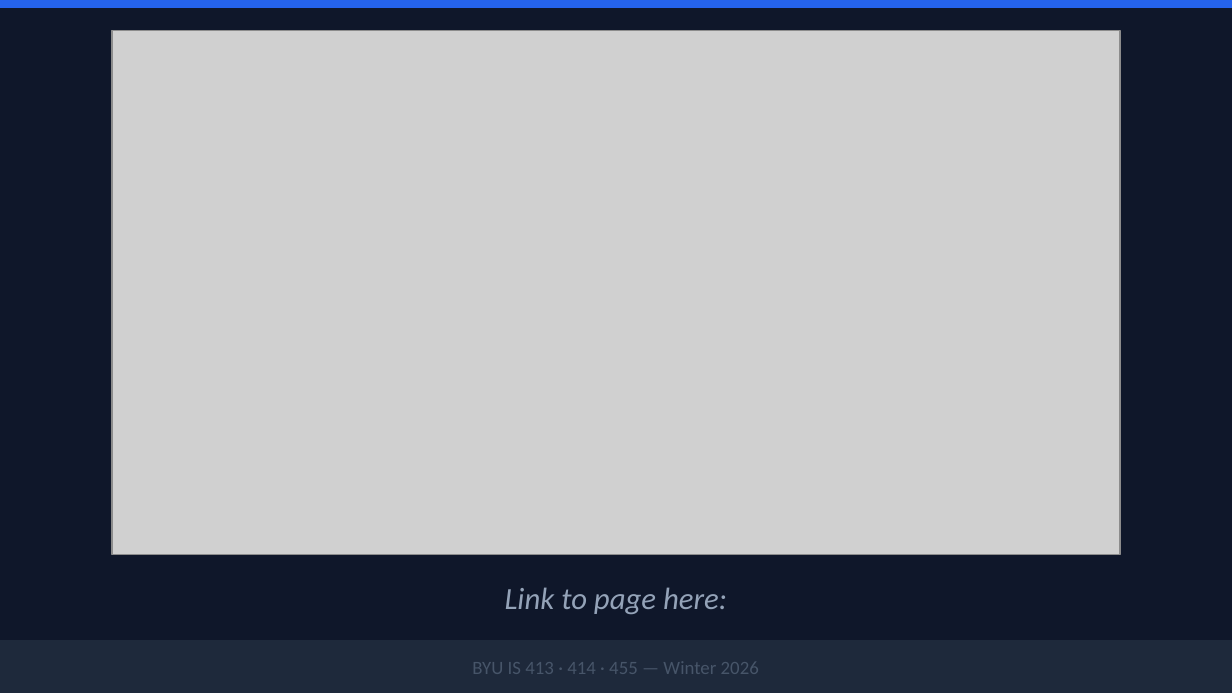
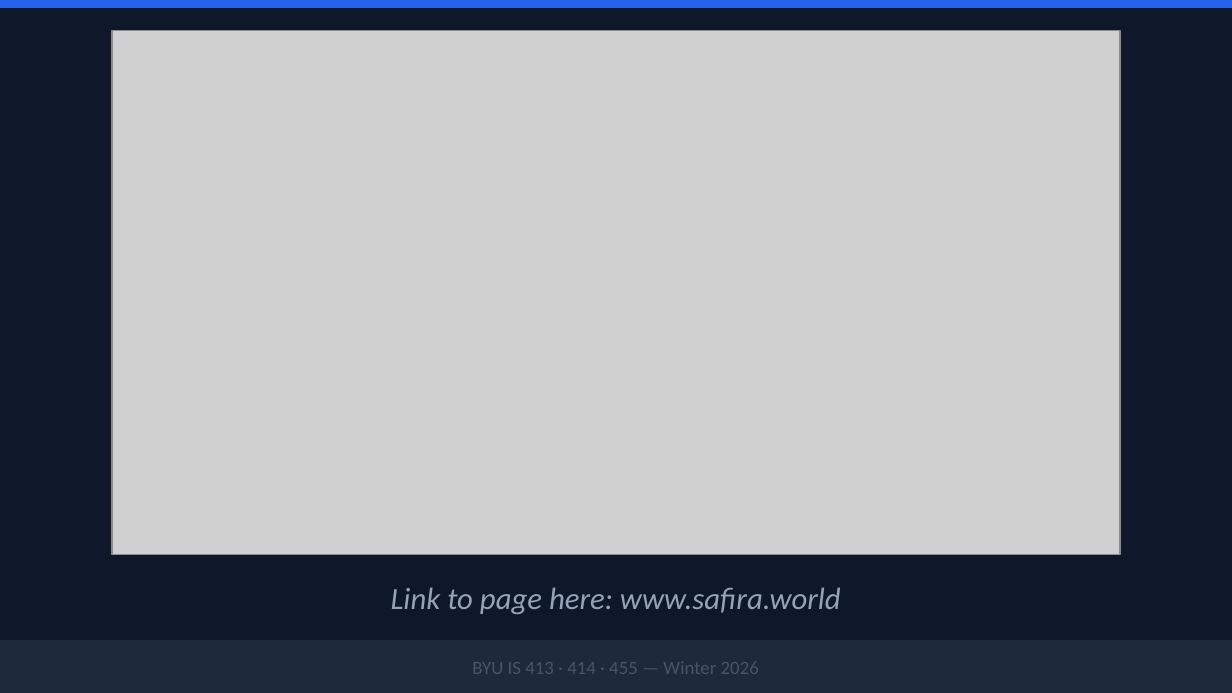
Before and after one commit to joshmccauley7/Intex2, a slide deck: slide 6 of safira-presentation.pptx. Drawn at 1232x693 pixels with LibreOffice and Linux fonts; fonts in the diff are those of the drawing; grey boxes stand for pictures. Boxes give left, top, right and bottom in pixels: in the first picture for what was removed or moved away, otherwise in the second. Text is boxed around its words. In the diff, an @@ line names an element or a change of style, - is before the commit and + after.

Commit message:
updated presentation

```diff
--- a/safira-presentation.pptx
+++ b/safira-presentation.pptx
@@ text at [391, 587, 841, 614]: text changed @@
-Link to page here:
+Link to page here: www.safira.world
```
Also in this commit, not shown: 1 other slide changed.
